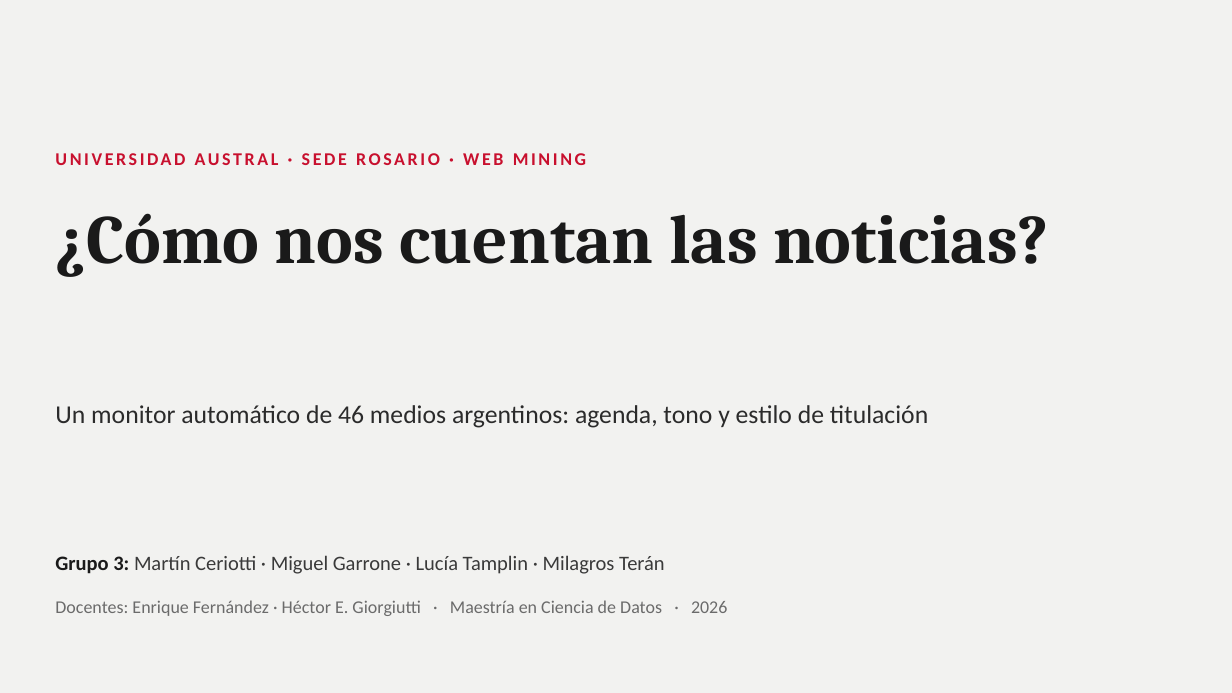
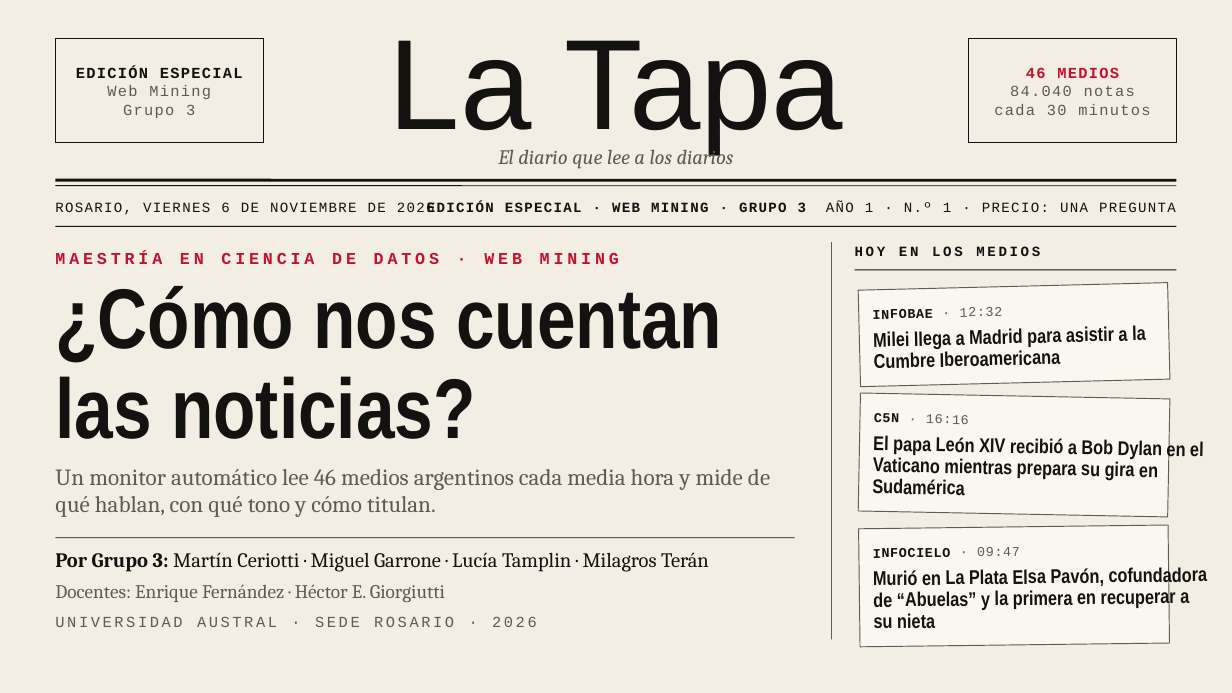
Before and after one commit to miguegarrone-blip/Web-Mining, a slide deck: slide 1 of docs/presentacion-tp.pptx. Drawn at 1232x693 pixels with LibreOffice and Linux fonts; fonts in the diff are those of the drawing. Boxes give left, top, right and bottom in pixels: in the first picture for what was removed or moved away, otherwise in the second. Text is boxed around its words. In the diff, an @@ line names an element or a change of style, - is before the commit and + after.

```diff
--- a/docs/presentacion-tp.pptx
+++ b/docs/presentacion-tp.pptx
@@ background #F2F2F0 to #F3EEE3 @@
@@ rectangle added at <box>55,39,263,142</box>, outline #141210 0.75 pt @@
@@ text added at <box>389,40,843,152</box>, 100 pt, text #141210 @@
+La Tapa
@@ rectangle added at <box>969,39,1177,142</box>, outline #141210 0.75 pt @@
@@ text added at <box>76,66,243,118</box>, 12 pt, text #141210, bold @@
+EDICIÓN ESPECIAL
+Web Mining
+Grupo 3
@@ text added at <box>994,67,1150,115</box>, 12 pt, text #5E5A54 @@
+46 MEDIOS
+84.040 notas
+cada 30 minutos
@@ text added at <box>498,145,734,169</box>, 16 pt, text #5E5A54, italic @@
+El diario que lee a los diarios
@@ line added from (55, 180) to (1177, 180), #141210 2.25 pt @@
@@ line added from (55, 186) to (1177, 186), #141210 0.75 pt @@
@@ text added at <box>55,202,435,215</box>, 11 pt, text #141210 @@
+ROSARIO, VIERNES 6 DE NOVIEMBRE DE 2026
@@ text added at <box>505,202,806,212</box>, 11 pt, text #141210, bold @@
+EDICIÓN ESPECIAL · WEB MINING · GRUPO 3
@@ text added at <box>826,202,1176,212</box>, 11 pt, text #141210 @@
+AÑO 1 · N.º 1 · PRECIO: UNA PREGUNTA
@@ line added from (55, 226) to (1177, 226), #141210 0.75 pt @@
@@ text at <box>55,251,619,264</box>: text changed; size 14 to 13 pt; font Calibri to Courier New @@
-UNIVERSIDAD AUSTRAL · SEDE ROSARIO · WEB MINING
+MAESTRÍA EN CIENCIA DE DATOS · WEB MINING
@@ line added from (832, 242) to (832, 640), #141210 0.5 pt @@
@@ text added at <box>855,246,1040,256</box>, 11 pt, text #141210, bold @@
+HOY EN LOS MEDIOS
@@ title "¿Cómo nos cuentan las noticias?": place and size @@
-title "¿Cómo nos cuentan las noticias?" at <box>55,213,1049,277</box>
+title "¿Cómo nos cuentan las noticias?" at <box>55,286,722,439</box>
@@ title "¿Cómo nos cuentan las noticias?" at <box>55,286,722,439</box>: size 54 to 66 pt, font Cambria to Arial Narrow, text colour #1A1A1A to #141210; line spacing 1 to 0.88 @@
@@ line added from (855, 270) to (1177, 270), #141210 0.75 pt @@
@@ rectangle added at <box>858,283,1170,386</box>, fill #FAF7F0, outline #5E5A54 0.75 pt @@
@@ text added at <box>873,325,1146,368</box>, 15.5 pt, text #141210, bold @@
+Milei llega a Madrid para asistir a la
+Cumbre Iberoamericana
@@ text added at <box>960,307,994,317</box>, 10.5 pt, text #141210, bold @@
+INFOBAE · 12:32
@@ rectangle added at <box>858,394,1170,518</box>, fill #FAF7F0, outline #5E5A54 0.75 pt @@
@@ text added at <box>874,413,960,424</box>, 10.5 pt, text #5E5A54 @@
+C5N · 16:16
@@ text added at <box>872,435,1185,496</box>, 15.5 pt, text #141210, bold @@
+El papa León XIV recibió a Bob Dylan en el
+Vaticano mientras prepara su gira en
+Sudamérica
@@ text at <box>55,469,770,517</box>: text changed; size 20 to 18 pt; font Calibri to Cambria; text colour #2B2B2B to #5E5A54 @@
-Un monitor automático de 46 medios argentinos: agenda, tono y estilo de titulación
+Un monitor automático lee 46 medios argentinos cada media hora y mide de qué hablan, con qué tono y cómo titulan.
@@ line added from (55, 538) to (795, 538), #141210 0.5 pt @@
@@ rectangle added at <box>859,525,1170,647</box>, fill #FAF7F0, outline #5E5A54 0.75 pt @@
@@ text at <box>55,552,709,572</box>: text changed; font Calibri to Cambria; text colour #3A3A3A to #141210 @@
-Grupo 3: Martín Ceriotti · Miguel Garrone · Lucía Tamplin · Milagros Terán
+Por Grupo 3: Martín Ceriotti · Miguel Garrone · Lucía Tamplin · Milagros Terán
@@ text added at <box>873,566,1208,628</box>, 15.5 pt, text #141210, bold @@
+Murió en La Plata Elsa Pavón, cofundadora
+de “Abuelas” y la primera en recuperar a
+su nieta
@@ text added at <box>977,547,1020,556</box>, 10.5 pt, text #141210, bold @@
+INFOCIELO · 09:47
@@ text at <box>55,584,445,602</box>: text changed; size 14 to 15 pt; font Calibri to Cambria; text colour #6B6B6B to #5E5A54 @@
-Docentes: Enrique Fernández · Héctor E. Giorgiutti · Maestría en Ciencia de Datos · 2026
+Docentes: Enrique Fernández · Héctor E. Giorgiutti
@@ text added at <box>55,616,537,627</box>, 12 pt, text #5E5A54 @@
+UNIVERSIDAD AUSTRAL · SEDE ROSARIO · 2026
```
Also in this commit, not shown: 15 other slides changed, 8 slides added, 7 slides removed, 10 other files.
